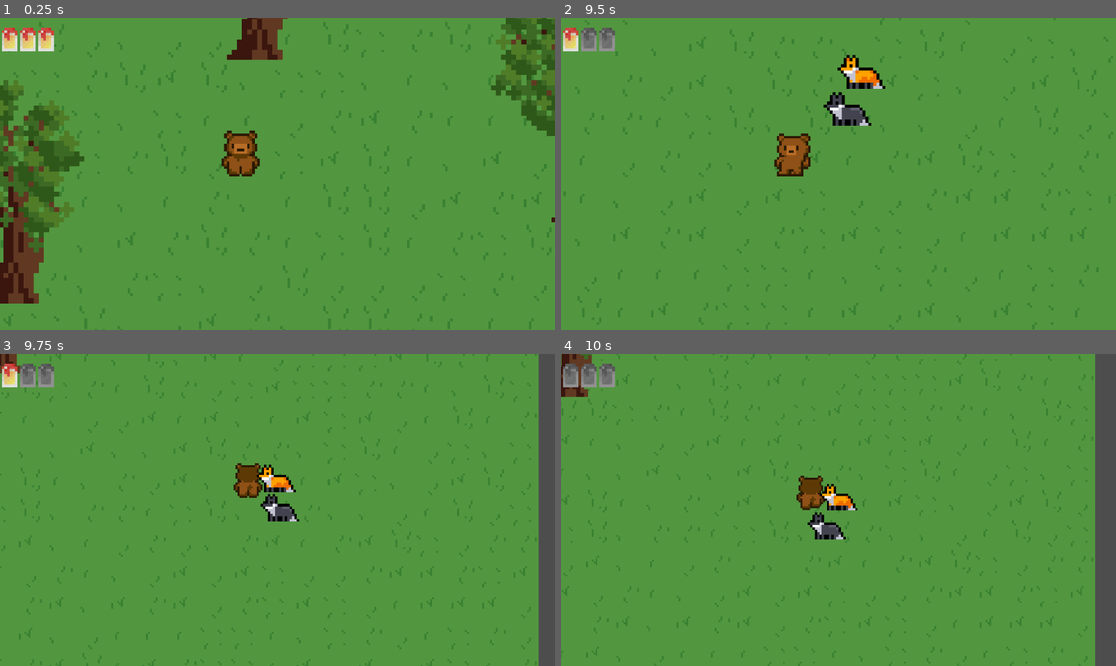
Above: before the commit, frames 1-4 (two rows, left to right).
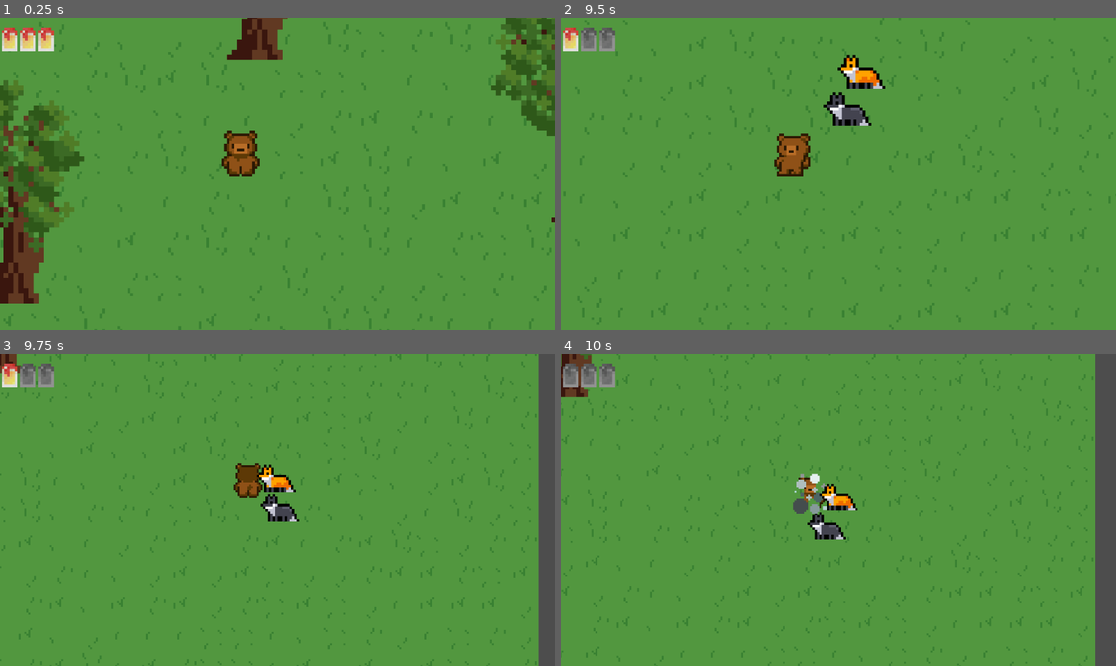
Above: after the commit, the same moments.

Repository: tom-legros/Beesounours-Gamejam4-2026
Game: Godot game, scene res://main.tscn
Same seed, same stepped clock (60 frames per second), same inputs: the game is played once before the commit and once after it.
Inputs:
- Up to frame 1 (0.25 s): no input
- Up to frame 2 (9.5 s): hold Right (ui_right) 0.53-1.28 s; hold Shift 0.53-1.28 s; tap Space at 0.77, 1.52, 3.02, 3.77, 4.52, 6.02, 6.77, 7.52, 9.02 s; hold Down (ui_down) 1.28-2.03 s; tap Shift every 1.5 s from 1.35 to 8.85 s; hold Right (ui_right) 2.03-2.78 s; hold Shift 2.03-2.78 s; hold Up (ui_up) 2.78-3.53 s; hold Shift 3.53-4.28 s; hold Left (ui_left) 3.53-5.03 s; hold Down (ui_down) 5.03-5.78 s; hold Shift 5.03-5.78 s; hold Right (ui_right) 5.78-6.53 s; hold Up (ui_up) 6.53-7.28 s; hold Shift 6.53-7.28 s; hold Right (ui_right) 7.28-8.03 s; hold Down (ui_down) 8.03-8.78 s; hold Shift 8.03-8.78 s; hold Left (ui_left) from 8.78 s (still down)
- Up to frame 3 (9.75 s): release Left (ui_left) at 9.53 s; hold Up (ui_up) from 9.53 s (still down); hold Shift from 9.53 s (still down)
- Up to frame 4 (10 s): keep holding Up (ui_up); keep holding Shift; tap Space at 9.77 s

Frames 1-3 are identical in both runs. In frame 4, 0.5% of the frame differs, in the area x 41-48%, y 38-52%.

Commit message:
animation mort ourson

Diff:
--- a/game/main.tscn
+++ b/game/main.tscn
@@ -17,9 +17,17 @@
 [ext_resource type="Texture2D" uid="uid://cwgj6l1fcfcoj" path="res://img/grass_bottom.png" id="9_4c57u"]
 [ext_resource type="Texture2D" uid="uid://by6t3ujk5um10" path="res://img/Ours_avant4.png" id="10_yaehf"]
 [ext_resource type="Texture2D" uid="uid://d1pbkjfijjdxe" path="res://img/slash1.png" id="13_074og"]
+[ext_resource type="Texture2D" uid="uid://iigsku22q46" path="res://img/ours_mort1.png" id="13_htxhm"]
 [ext_resource type="Texture2D" uid="uid://8mwn1aho4pd" path="res://img/slash2.png" id="14_cegan"]
+[ext_resource type="Texture2D" uid="uid://ctome1df3l86i" path="res://img/ours_mort2.png" id="14_jq2sk"]
+[ext_resource type="Texture2D" uid="uid://cotuw0bqrwrfy" path="res://img/ours_mort3.png" id="15_4k2k6"]
 [ext_resource type="Texture2D" uid="uid://bdx7tkt24tulj" path="res://img/slash3.png" id="15_82xsv"]
+[ext_resource type="Texture2D" uid="uid://gbt2yumbvdhh" path="res://img/ours_mort4.png" id="16_0rl1p"]
 [ext_resource type="Texture2D" uid="uid://ddlimudy3ne4s" path="res://img/slash4.png" id="16_getpj"]
+[ext_resource type="Texture2D" uid="uid://h58xxotjeuma" path="res://img/ours_mort5.png" id="17_ok6jj"]
+[ext_resource type="Texture2D" uid="uid://oie2hvoc28g4" path="res://img/ours_mort6.png" id="18_facbu"]
+[ext_resource type="Texture2D" uid="uid://vua1c1k1dif0" path="res://img/ours_mort7.png" id="19_b1qrp"]
+[ext_resource type="Texture2D" uid="uid://bs1letbqwa7sa" path="res://img/ours_mort8.png" id="20_come4"]
 [ext_resource type="Texture2D" uid="uid://dnfav183kl3fw" path="res://img/barre vide.png" id="21_ryguw"]
 [ext_resource type="Texture2D" uid="uid://b1nxfq6xpc5cf" path="res://img/Barre full.png" id="22_d13ii"]
 [ext_resource type="Texture2D" uid="uid://c10gaix0jpovx" path="res://img/tree1.png" id="23_1u8w0"]
@@ -85,6 +93,35 @@
 "loop": true,
 "name": &"idle",
 "speed": 5.0
+}, {
+"frames": [{
+"duration": 1.0,
+"texture": ExtResource("13_htxhm")
+}, {
+"duration": 1.0,
+"texture": ExtResource("14_jq2sk")
+}, {
+"duration": 1.0,
+"texture": ExtResource("15_4k2k6")
+}, {
+"duration": 1.0,
+"texture": ExtResource("16_0rl1p")
+}, {
+"duration": 1.0,
+"texture": ExtResource("17_ok6jj")
+}, {
+"duration": 1.0,
+"texture": ExtResource("18_facbu")
+}, {
+"duration": 1.0,
+"texture": ExtResource("19_b1qrp")
+}, {
+"duration": 1.0,
+"texture": ExtResource("20_come4")
+}],
+"loop": false,
+"name": &"mourrir",
+"speed": 4.0
 }, {
 "frames": [{
 "duration": 1.0,
@@ -201,7 +238,7 @@
 [node name="PlayerSprite" type="AnimatedSprite2D" parent="Player"]
 texture_filter = 1
 sprite_frames = SubResource("SpriteFrames_272bh")
-animation = &"walking"
+animation = &"mourrir"
 
 [node name="Camera2D" type="Camera2D" parent="Player"]
 position = Vector2(14, 8)
--- a/game/player.gd
+++ b/game/player.gd
@@ -53,6 +53,7 @@
 		est_invulnerable = false
 
 func mourir():
+	animated_sprite.play("mourrir")
 	set_physics_process(false)
 	await get_tree().create_timer(1.5).timeout
 	get_tree().reload_current_scene()
@@ -63,10 +64,11 @@
 		lancer_attaque()
 	var current_speed = WALK_SPEED
 	var target_zoom = ZOOM_NORMAL
-	if Input.is_key_pressed(KEY_SHIFT):
-		current_speed = SPRINT_SPEED
-		target_zoom = ZOOM_RUN
-		animated_sprite.speed_scale = 4
+	if pv_actuels >= 0:
+		if Input.is_key_pressed(KEY_SHIFT):
+			current_speed = SPRINT_SPEED
+			target_zoom = ZOOM_RUN
+			animated_sprite.speed_scale = 4
 	if camera:
 		camera.zoom = camera.zoom.lerp(target_zoom, ZOOM_SPEED * _delta)
 	var direction = Input.get_vector("ui_left", "ui_right", "ui_up", "ui_down")
Binary file added: game/img/ours_mort1.png
Not shown, added: game/img/ours_mort1.png.import
Binary file added: game/img/ours_mort2.png
Not shown, added: game/img/ours_mort2.png.import
Binary file added: game/img/ours_mort3.png
Not shown, added: game/img/ours_mort3.png.import
Binary file added: game/img/ours_mort4.png
Not shown, added: game/img/ours_mort4.png.import
Binary file added: game/img/ours_mort5.png
Not shown, added: game/img/ours_mort5.png.import
Binary file added: game/img/ours_mort6.png
Not shown, added: game/img/ours_mort6.png.import
(and 5 more such lines)
